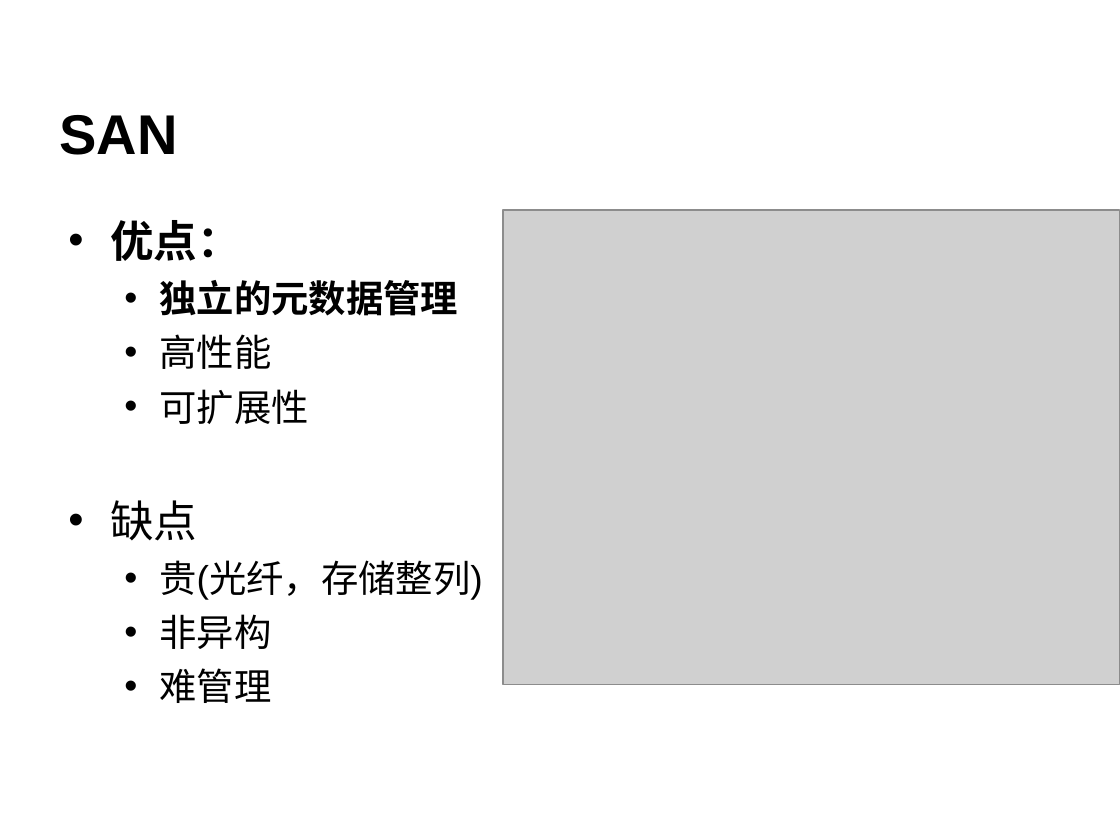
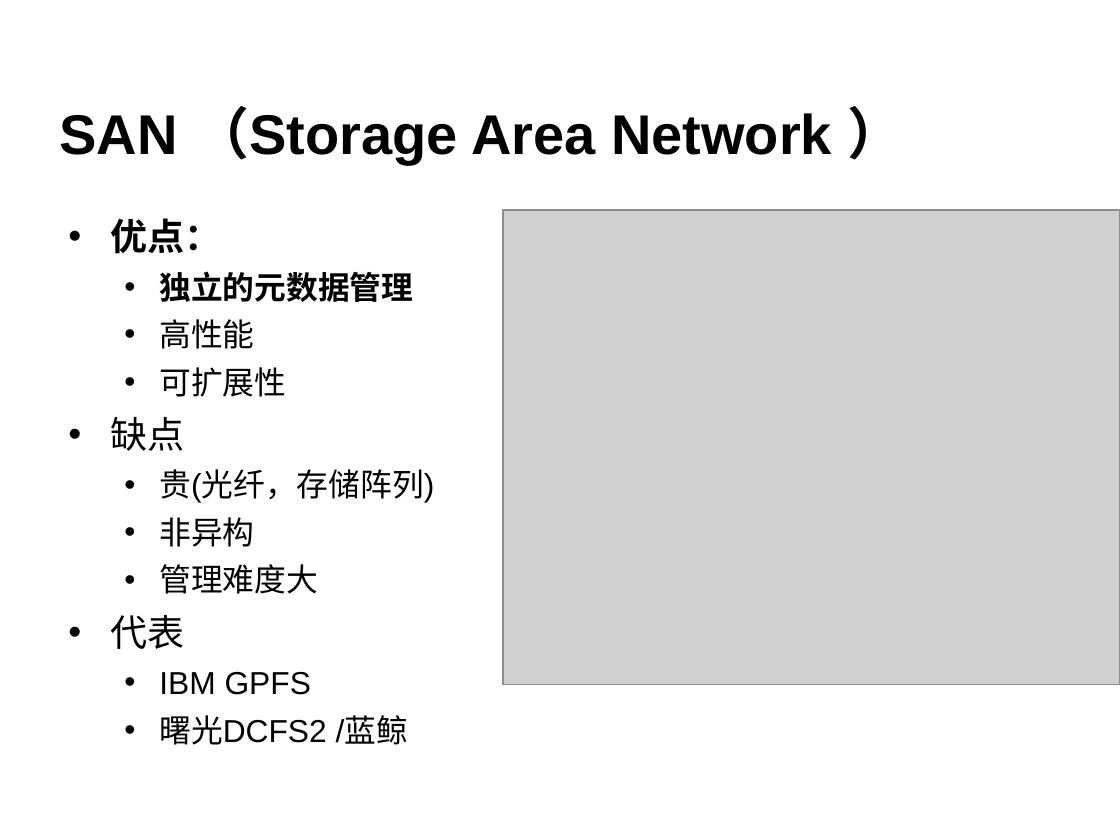
Before and after one commit to cheliequan/idning-paper, a slide deck: slide 7 of draft/答辩.ppt. Drawn at 1120x840 pixels with LibreOffice and Linux fonts; fonts in the diff are those of the drawing; grey boxes stand for pictures; background and template pictures are left out. Boxes give left, top, right and bottom in pixels: in the first picture for what was removed or moved away, otherwise in the second. Text is boxed around its words. In the diff, an @@ line names an element or a change of style, - is before the commit and + after.

```diff
--- a/draft/答辩.ppt
+++ b/draft/答辩.ppt
@@ title at bbox=[60, 106, 832, 166]: text changed @@
-SAN
+SAN （Storage Area Network ）
@@ text at bbox=[110, 218, 413, 547]: size 28 to 23.8 pt in "优点：", "缺点"; size 24 to 20.4 pt in "独立的元数据管理", "高性能", "可扩展性", "非异构" @@
@@ text at bbox=[159, 469, 434, 503]: text changed; size 24 to 20.4 pt @@
-  • 贵(光纤，存储整列)
+  • 贵(光纤，存储阵列)
@@ text at bbox=[110, 564, 408, 745]: text changed; size 24 to 20.4 pt @@
-  • 难管理
+  • 管理难度大
+• 代表
+  • IBM GPFS
+  • 曙光DCFS2 /蓝鲸
```
Also in this commit, not shown: 14 other slides changed, 2 slides added.
